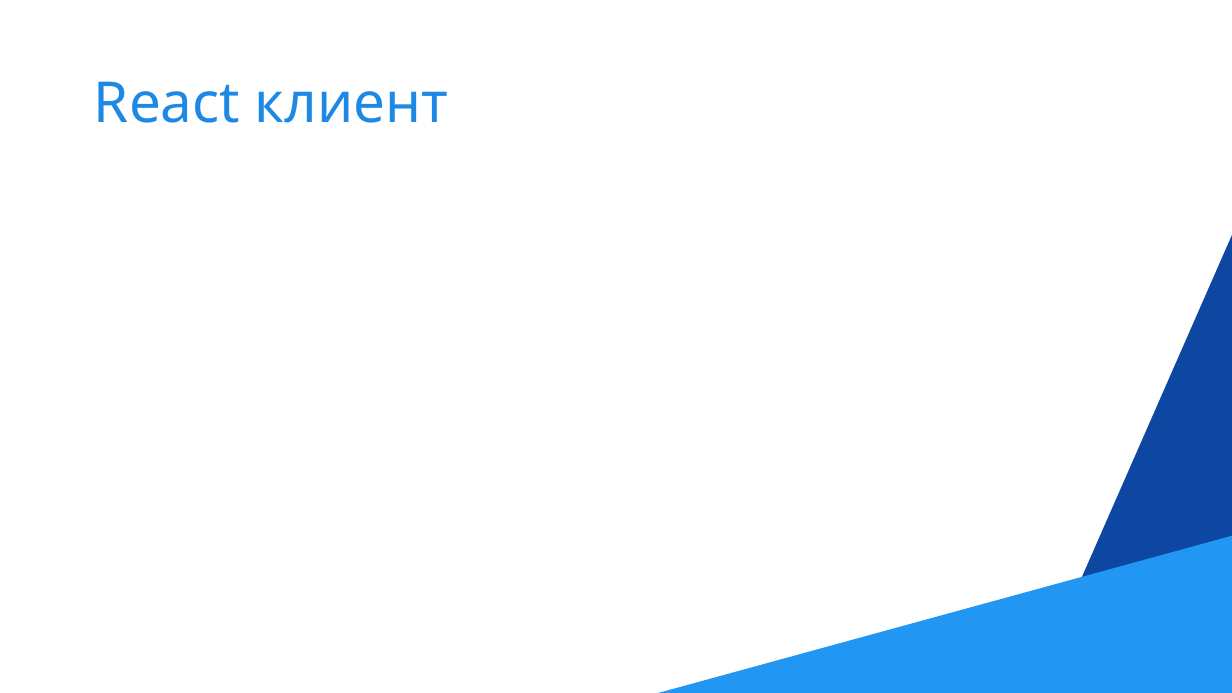
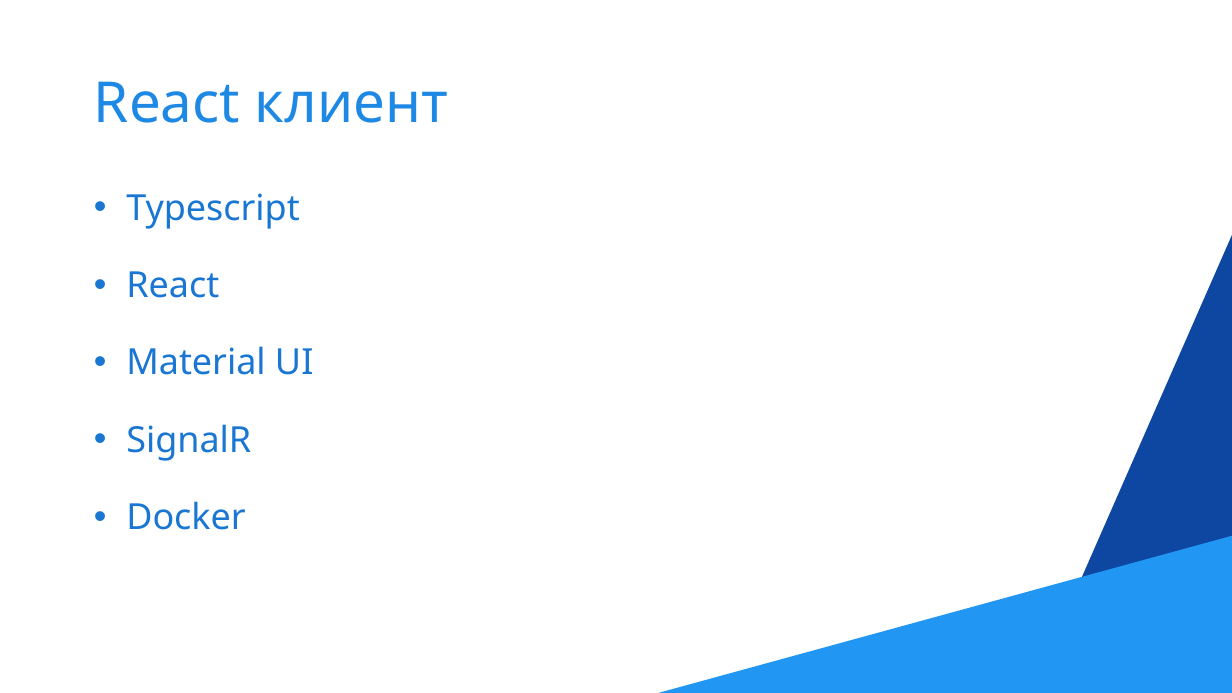
Before and after one commit to NikolaTotev/LoRa_Sensor_Network, a slide deck: slide 12 of Documentation/LoRa_Sensor_Network_Presentation.pptx. Drawn at 1232x693 pixels with LibreOffice and Linux fonts; fonts in the diff are those of the drawing. Boxes give left, top, right and bottom in pixels: in the first picture for what was removed or moved away, otherwise in the second. Text is boxed around its words. In the diff, an @@ line names an element or a change of style, - is before the commit and + after.

```diff
--- a/Documentation/LoRa_Sensor_Network_Presentation.pptx
+++ b/Documentation/LoRa_Sensor_Network_Presentation.pptx
@@ text added at [126, 193, 313, 530], 28 pt, text #1976D2 @@
+• Typescript
+• React
+• Material UI
+• SignalR
+• Docker
```
Also in this commit, not shown: 4 other slides changed.
